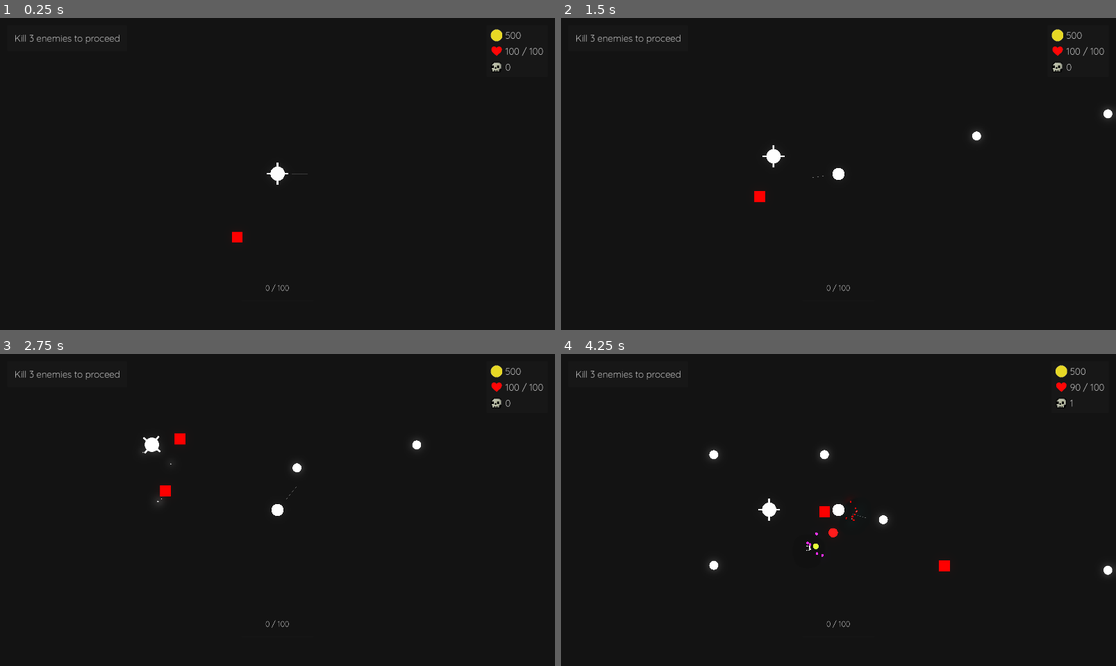
Above: before the commit, frames 1-4 (two rows, left to right).
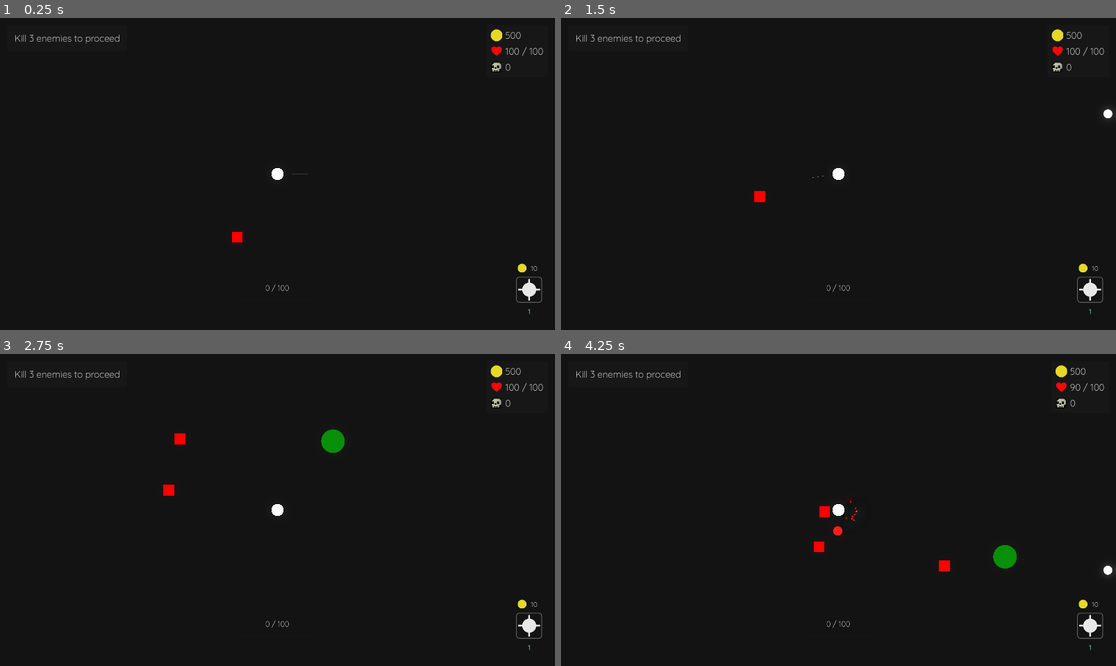
Above: after the commit, the same moments.

Repository: aiden10/towertide
Game: Godot game, scene res://Arena/arena.tscn
The game is run twice, just before and just after one commit, with the same random seed, the same clock (stepped at 60 frames per second) and the same inputs.
Inputs (mouse positions are in pixels of both pictures, inside the frame that each line leads up to):
- Up to frame 1 (0.25 s): no input
- Up to frame 2 (1.5 s): tap Enter at 0.5 s; move the mouse to (960, 158) at 0.52 s; press the mouse at (960, 158) at 0.53 s; hold D (right) 0.53-1.28 s; tap 1 (place_tower1, bound only after the commit) at 0.8, 1.35 s; move the mouse to (727, 189) at 1.27 s; release the mouse at (727, 189) at 1.28 s; hold S (down) from 1.28 s (still down)
- Up to frame 3 (2.75 s): click (166, 525) at 1.55 s; move the mouse to (333, 441) at 2.02 s; release S (down) at 2.03 s; press the mouse at (333, 441) at 2.03 s; hold D (right) from 2.03 s (still down); tap 1 (place_tower1, bound only after the commit) at 2.3 s
- Up to frame 4 (4.25 s): move the mouse to (810, 572) at 2.77 s; release D (right) at 2.78 s; release the mouse at (810, 572) at 2.78 s; hold W (up) 2.78-3.53 s; tap 1 (place_tower1, bound only after the commit) at 2.85, 3.8 s; click (810, 572) at 3.05 s; move the mouse to (1005, 556) at 3.52 s; press the mouse at (1005, 556) at 3.53 s; hold A (left) from 3.53 s (still down)

The runs differ from the first frame. In frame 1, 0.3% of the frame differs, in the area x 48-98%, y 46-95%; in frame 2, 0.4%; in frame 3, 0.7%; in frame 4, 0.9%, in the area x 26-98%, y 14-95%.

Commit message:
added tower placement

Diff:
--- a/Arena/arena.tscn
+++ b/Arena/arena.tscn
@@ -1,11 +1,10 @@
-[gd_scene load_steps=8 format=3 uid="uid://bx66d1earu3rb"]
+[gd_scene load_steps=7 format=3 uid="uid://bx66d1earu3rb"]
 
 [ext_resource type="Script" path="res://arena/arena.gd" id="1_5n0be"]
 [ext_resource type="PackedScene" uid="uid://dqfbffxeidvhr" path="res://player/Player.tscn" id="1_iy5w2"]
 [ext_resource type="PackedScene" uid="uid://l2perbaghgnm" path="res://door/Door.tscn" id="3_cuvm2"]
 [ext_resource type="PackedScene" uid="uid://onunwggusljt" path="res://enemies/Basic/BasicEnemy.tscn" id="4_5ndg3"]
 [ext_resource type="PackedScene" uid="uid://cmnf66ocvlno0" path="res://overlay/Overlay.tscn" id="5_0u82s"]
-[ext_resource type="PackedScene" uid="uid://cf274dmdg2p2t" path="res://towers/cross/CrossTower.tscn" id="7_jm53g"]
 
 [sub_resource type="Environment" id="Environment_akft8"]
 background_mode = 3
@@ -28,8 +27,6 @@
 
 [node name="Player" parent="." instance=ExtResource("1_iy5w2")]
 
-[node name="CrossTower" parent="." instance=ExtResource("7_jm53g")]
-
 [node name="Overlay" parent="." instance=ExtResource("5_0u82s")]
 anchors_preset = 0
 anchor_right = 0.0
--- a/Overlay/Overlay.tscn
+++ b/Overlay/Overlay.tscn
@@ -6,6 +6,28 @@
 [ext_resource type="Texture2D" uid="uid://bcdrfgq3elr05" path="res://sprites/overlay/gold.png" id="3_84jj3"]
 [ext_resource type="Texture2D" uid="uid://cjrsoi8mcp0l0" path="res://sprites/overlay/skull.png" id="3_jm3kv"]
 [ext_resource type="Script" path="res://overlay/items_container.gd" id="6_bwdxj"]
+[ext_resource type="Texture2D" uid="uid://dy3wa6verao8k" path="res://sprites/towers/cross/f1.png" id="7_f0nbu"]
+
+[sub_resource type="StyleBoxFlat" id="StyleBoxFlat_8ibja"]
+bg_color = Color(0.6, 0.6, 0.6, 0)
+border_width_left = 2
+border_width_top = 2
+border_width_right = 2
+border_width_bottom = 2
+border_color = Color(0.8, 0.8, 0.8, 0.588235)
+corner_radius_top_left = 10
+corner_radius_top_right = 10
+corner_radius_bottom_right = 10
+corner_radius_bottom_left = 10
+expand_margin_left = 5.0
+expand_margin_top = 5.0
+expand_margin_right = 5.0
+expand_margin_bottom = 5.0
+
+[sub_resource type="LabelSettings" id="LabelSettings_u4jm4"]
+font_size = 24
+shadow_size = 3
+shadow_color = Color(1.68458e-06, 0.481861, 0.487894, 0.501961)
 
 [node name="Overlay" type="Control"]
 layout_mode = 3
@@ -140,3 +162,59 @@
 [node name="Row2" type="HBoxContainer" parent="CanvasLayer/ItemsContainer"]
 layout_mode = 2
 theme_override_constants/separation = 100
+
+[node name="MarginContainer" type="MarginContainer" parent="CanvasLayer"]
+anchors_preset = 3
+anchor_left = 1.0
+anchor_top = 1.0
+anchor_right = 1.0
+anchor_bottom = 1.0
+offset_left = -40.0
+offset_top = -40.0
+grow_horizontal = 0
+grow_vertical = 0
+theme_override_constants/margin_right = 50
+theme_override_constants/margin_bottom = 50
+
+[node name="HBoxContainer" type="HBoxContainer" parent="CanvasLayer/MarginContainer"]
+layout_mode = 2
+theme_override_constants/separation = 30
+
+[node name="VBoxContainer" type="VBoxContainer" parent="CanvasLayer/MarginContainer/HBoxContainer"]
+layout_mode = 2
+theme_override_constants/separation = 20
+
+[node name="HBoxContainer" type="HBoxContainer" parent="CanvasLayer/MarginContainer/HBoxContainer/VBoxContainer"]
+layout_mode = 2
+theme_override_constants/separation = 15
+
+[node name="TextureRect" type="TextureRect" parent="CanvasLayer/MarginContainer/HBoxContainer/VBoxContainer/HBoxContainer"]
+custom_minimum_size = Vector2(12, 12)
+layout_mode = 2
+texture = ExtResource("3_84jj3")
+expand_mode = 3
+
+[node name="CrossCostLabel" type="Label" parent="CanvasLayer/MarginContainer/HBoxContainer/VBoxContainer/HBoxContainer"]
+layout_mode = 2
+theme = ExtResource("1_84vjy")
+theme_override_font_sizes/font_size = 24
+horizontal_alignment = 1
+
+[node name="PanelContainer" type="PanelContainer" parent="CanvasLayer/MarginContainer/HBoxContainer/VBoxContainer"]
+layout_mode = 2
+theme_override_styles/panel = SubResource("StyleBoxFlat_8ibja")
+
+[node name="SprayTower" type="TextureRect" parent="CanvasLayer/MarginContainer/HBoxContainer/VBoxContainer/PanelContainer"]
+modulate = Color(1.5, 1.5, 1.5, 0.588)
+custom_minimum_size = Vector2(75, 75)
+layout_mode = 2
+texture = ExtResource("7_f0nbu")
+expand_mode = 2
+
+[node name="KeyLabel1" type="Label" parent="CanvasLayer/MarginContainer/HBoxContainer/VBoxContainer"]
+layout_mode = 2
+theme = ExtResource("1_84vjy")
+theme_override_font_sizes/font_size = 24
+text = "1"
+label_settings = SubResource("LabelSettings_u4jm4")
+horizontal_alignment = 1
--- a/Overlay/overlay.gd
+++ b/Overlay/overlay.gd
@@ -6,14 +6,18 @@
 @onready var clear_condition_label: Label = $CanvasLayer/ClearConditionContainer/PanelContainer/MarginContainer/ClearConditionLabel
 @onready var xp_label: Label = $CanvasLayer/XPContainer/VBoxContainer/XPLabel
 @onready var xp_bar: ProgressBar = $CanvasLayer/XPContainer/VBoxContainer/XPBar
+@onready var cross_cost_label: Label = $CanvasLayer/MarginContainer/HBoxContainer/VBoxContainer/HBoxContainer/CrossCostLabel
+@onready var key_label1: Label = $CanvasLayer/MarginContainer/HBoxContainer/VBoxContainer/KeyLabel1
 
 ## I either emit a signal each time one of these values changes, or I constantly call _process
 var level_clear = false
 
 func _ready() -> void:
 	EventBus.level_cleared.connect(func(): level_clear = not level_clear)
+	cross_cost_label.text = str(Towers.CROSS_COST)
+	key_label1.text = Utils.get_action_key_name("place_tower1")
 
-func _process(delta: float) -> void:
+func _process(_delta: float) -> void:
 	gold_label.text = str(PlayerState.gold)
 	health_label.text = str(PlayerState.health) + " / " + str(PlayerState.max_health)
 	kills_label.text = str(PlayerState.enemies_killed)
--- a/Player/Player.tscn
+++ b/Player/Player.tscn
@@ -1,14 +1,18 @@
-[gd_scene load_steps=6 format=3 uid="uid://dqfbffxeidvhr"]
+[gd_scene load_steps=8 format=3 uid="uid://dqfbffxeidvhr"]
 
 [ext_resource type="Script" path="res://player/player.gd" id="1_8lbho"]
 [ext_resource type="Texture2D" uid="uid://dwwvgb5wmus22" path="res://sprites/player/player.png" id="1_33oy3"]
 [ext_resource type="Texture2D" uid="uid://oba3ymr6hu6f" path="res://sprites/player/aim_line.png" id="3_glpsb"]
+[ext_resource type="Texture2D" uid="uid://w6h71u00o7hd" path="res://sprites/player/tower_placement.png" id="4_ylbmg"]
 
 [sub_resource type="CircleShape2D" id="CircleShape2D_jwrfn"]
 radius = 22.0
 
 [sub_resource type="CircleShape2D" id="CircleShape2D_l7xpc"]
 radius = 22.0
+
+[sub_resource type="CircleShape2D" id="CircleShape2D_jpci5"]
+radius = 574.727
 
 [node name="Player" type="CharacterBody2D" groups=["Player"]]
 script = ExtResource("1_8lbho")
@@ -33,3 +37,14 @@
 position = Vector2(76.4167, -4.76837e-07)
 scale = Vector2(0.154333, 0.0965)
 texture = ExtResource("3_glpsb")
+
+[node name="TowerPlacementIndicator" type="Sprite2D" parent="."]
+visible = false
+modulate = Color(2, 1, 1, 0.588)
+scale = Vector2(0.085, 0.085)
+texture = ExtResource("4_ylbmg")
+
+[node name="PlacementHitbox" type="Area2D" parent="TowerPlacementIndicator"]
+
+[node name="CollisionShape2D" type="CollisionShape2D" parent="TowerPlacementIndicator/PlacementHitbox"]
+shape = SubResource("CircleShape2D_jpci5")
--- a/Player/player.gd
+++ b/Player/player.gd
@@ -1,13 +1,22 @@
 extends CharacterBody2D
+
+@onready var aim_indicator: Sprite2D = $AimIndicator
+@onready var tower_placement_indicator: Sprite2D = $TowerPlacementIndicator
+@onready var placement_hitbox: Area2D = $TowerPlacementIndicator/PlacementHitbox
 
 var shot_timer = PlayerState.firerate
 var can_shoot = true
-@onready var aim_indicator: Sprite2D = $AimIndicator
+var placing_tower = false
+var tower_type = 0
+var valid_placement = true
+var overlapping_areas: Array[Area2D] = []
 
 signal clicked
 
 func _ready() -> void:
 	clicked.connect(shoot)
+	placement_hitbox.area_entered.connect(_check_placement)
+	placement_hitbox.area_exited.connect(_on_area_exit)
 	EventBus.xp_picked_up.connect(_on_xp_pickup)
 	EventBus.gold_picked_up.connect(_on_gold_pickup)
 	EventBus.add_item_scene.connect(_add_item_scene)
@@ -16,9 +25,46 @@
 	var input_dir = Input.get_vector("left", "right", "up", "down")
 	velocity = input_dir * PlayerConstants.DEFAULT_PLAYER_SPEED
 	if Input.is_action_pressed("click"):
-		clicked.emit(get_global_mouse_position())
+		if not placing_tower:
+			clicked.emit(get_global_mouse_position())
+
+	if Input.is_action_just_pressed("click"):
+		if placing_tower:
+			if not valid_placement:
+				return
+			if tower_type == 1:
+				PlayerState.gold -= Towers.CROSS_COST
+				var new_tower = Scenes.cross_tower_scene.instantiate()
+				new_tower.global_position = get_global_mouse_position()
+				EventBus.arena_spawn.emit(new_tower)
+
+			placing_tower = false
+			tower_type = 0
+			aim_indicator.visible = true
+			tower_placement_indicator.visible = false
+		else:
+			clicked.emit(get_global_mouse_position())
+
+	if Input.is_action_just_pressed("place_tower1"):
+		if PlayerState.gold >= Towers.CROSS_COST:
+			if placing_tower:
+				tower_type = 0
+				aim_indicator.visible = true
+				tower_placement_indicator.visible = false
+				placing_tower = false
+			else:
+				tower_type = 1
+				tower_placement_indicator.visible = true
+				aim_indicator.visible = false
+				placing_tower = true
 
 func _process(delta: float) -> void:
+	if placing_tower:
+		tower_placement_indicator.position = to_local(get_global_mouse_position())
+		if valid_placement:
+			tower_placement_indicator.modulate = Color8(0, 510, 0, 100)
+		else:
+			tower_placement_indicator.modulate = Color8(510, 0, 0, 100)
 	for item in PlayerState.player_items:
 		item.use(delta)
 
@@ -26,7 +72,7 @@
 	if item_scene == Scenes.sword_scene:
 		var sword_rotation = 0
 		var sword_position = Vector2(100, 0)
-		aim_indicator.visible = false
+
 		PlayerState.swords_added += 1
 		if PlayerState.swords_added == 2:
 			sword_rotation = 180
@@ -43,6 +89,26 @@
 		sword_instance.rotation_degrees = sword_rotation
 		add_child(sword_instance)
 
+func _check_placement(area: Area2D) -> void:
+	overlapping_areas.append(area)
+	_update_placement_validity()
+
+func _on_area_exit(area: Area2D) -> void:
+	overlapping_areas.erase(area)
+	_update_placement_validity()
+
+func _update_placement_validity() -> void:
+	# Start with assumption that placement is valid
+	valid_placement = true
+
+	# Check all currently overlapping areas
+	for area in overlapping_areas:
+		var parent = area.get_parent()
+		# If we find any invalid area, mark as invalid and break
+		if not parent.is_in_group("Pickups") and not area.is_in_group("Projectiles"):
+			valid_placement = false
+			break
+
 func _physics_process(delta: float) -> void:
 	get_input()
 	look_at(get_global_mouse_position())
@@ -56,7 +122,7 @@
 		shot_timer = PlayerState.firerate
 
 func shoot(mouse_position: Vector2):
-	if can_shoot:
+	if can_shoot and not placing_tower:
 		var bullet = Scenes.player_projectile_scene.instantiate()
 		GameState.player_projectiles[bullet] = 1
 		bullet.position = position
--- a/Player/player_constants.gd
+++ b/Player/player_constants.gd
@@ -7,5 +7,5 @@
 const STARTING_PLAYER_HEALTH: float = 100
 const BASE_XP: int = 100
 const LEVEL_MULTIPLIER: float = 1.15
-const DEFAULT_LEVEL_UP_CONDITION: float = 100
+const DEFAULT_LEVEL_UP_CONDITION: int = 100
 const DEFAULT_KNOCKBACK: float = 100
--- a/autoloads/scenes.gd
+++ b/autoloads/scenes.gd
@@ -10,3 +10,4 @@
 var hit_effect_scene: PackedScene = preload("res://effects/HitEffect.tscn")
 var sword_scene: PackedScene = preload("res://items/sword/Sword.tscn")
 var item_cell_scene: PackedScene = preload("res://overlay/ItemCell.tscn")
+var cross_tower_scene: PackedScene = preload("res://towers/cross/CrossTower.tscn")
--- a/autoloads/utils.gd
+++ b/autoloads/utils.gd
@@ -14,3 +14,13 @@
 	hit_effect.global_position = position
 	hit_effect.set_properties(color, damage)
 	EventBus.arena_spawn.emit(hit_effect)
+
+func get_action_key_name(action_name: String) -> String:
+	var events = InputMap.action_get_events(action_name)
+
+	if events.size() > 0:
+		var event = events[0]
+		if event is InputEventKey:
+			return OS.get_keycode_string(event.physical_keycode)
+
+	return "None"
--- a/project.godot
+++ b/project.godot
@@ -39,6 +39,7 @@
 Level1="Weak Enemies"
 Pickups=""
 Sword=""
+Projectiles=""
 
 [input]
 
@@ -67,6 +68,11 @@
 "events": [Object(InputEventMouseButton,"resource_local_to_scene":false,"resource_name":"","device":-1,"window_id":0,"a …(256 unchanged characters)…
 ]
 }
+place_tower1={
+"deadzone": 0.5,
+"events": [Object(InputEventKey,"resource_local_to_scene":false,"resource_name":"","device":-1,"window_id":0,"alt_pressed":false,"shift_pressed":false,"ctrl_pressed":false,"meta_pressed":false,"pressed":false,"keycode":0,"physical_keycode":49,"key_label":0,"unicode":49,"location":0,"echo":false,"script":null)
+]
+}
 
 [rendering]
 
--- a/projectiles/EnemyProjectile.tscn
+++ b/projectiles/EnemyProjectile.tscn
@@ -6,7 +6,7 @@
 [sub_resource type="CircleShape2D" id="CircleShape2D_hptwc"]
 radius = 14.0
 
-[node name="Projectile" type="Area2D"]
+[node name="Projectile" type="Area2D" groups=["Projectiles"]]
 script = ExtResource("1_koi3p")
 
 [node name="Hitbox" type="CollisionShape2D" parent="."]
--- a/projectiles/PlayerProjectile.tscn
+++ b/projectiles/PlayerProjectile.tscn
@@ -6,7 +6,7 @@
 [sub_resource type="CircleShape2D" id="CircleShape2D_hptwc"]
 radius = 14.0
 
-[node name="Projectile" type="Area2D"]
+[node name="Projectile" type="Area2D" groups=["Projectiles"]]
 script = ExtResource("1_tf8uk")
 
 [node name="Hitbox" type="CollisionShape2D" parent="."]
--- a/projectiles/projectile.gd
+++ b/projectiles/projectile.gd
@@ -29,7 +29,7 @@
 	GameState.player_projectiles.erase(self)
 	queue_free()
 
-func scale_size(bullet_damage: int) -> void:
+func scale_size(bullet_damage: float) -> void:
 	hitbox.scale *= log(bullet_damage) / 2
 	sprite.scale *= log(bullet_damage) / 2
 
--- a/towers/cross/CrossTower.tscn
+++ b/towers/cross/CrossTower.tscn
@@ -49,7 +49,7 @@
 }]
 
 [sub_resource type="CircleShape2D" id="CircleShape2D_m0uk7"]
-radius = 30.0167
+radius = 79.0569
 
 [node name="CrossTower" type="Area2D"]
 script = ExtResource("1_qcd6w")
Not shown: 1 places in Overlay/Overlay.tscn that only renumber resources
Not shown, changed: ideas.txt
Not shown, changed: notes.txt
Binary file added: sprites/player/tower_placement.png
Not shown, added: sprites/player/tower_placement.png.import
Not shown, changed: todo.txt
